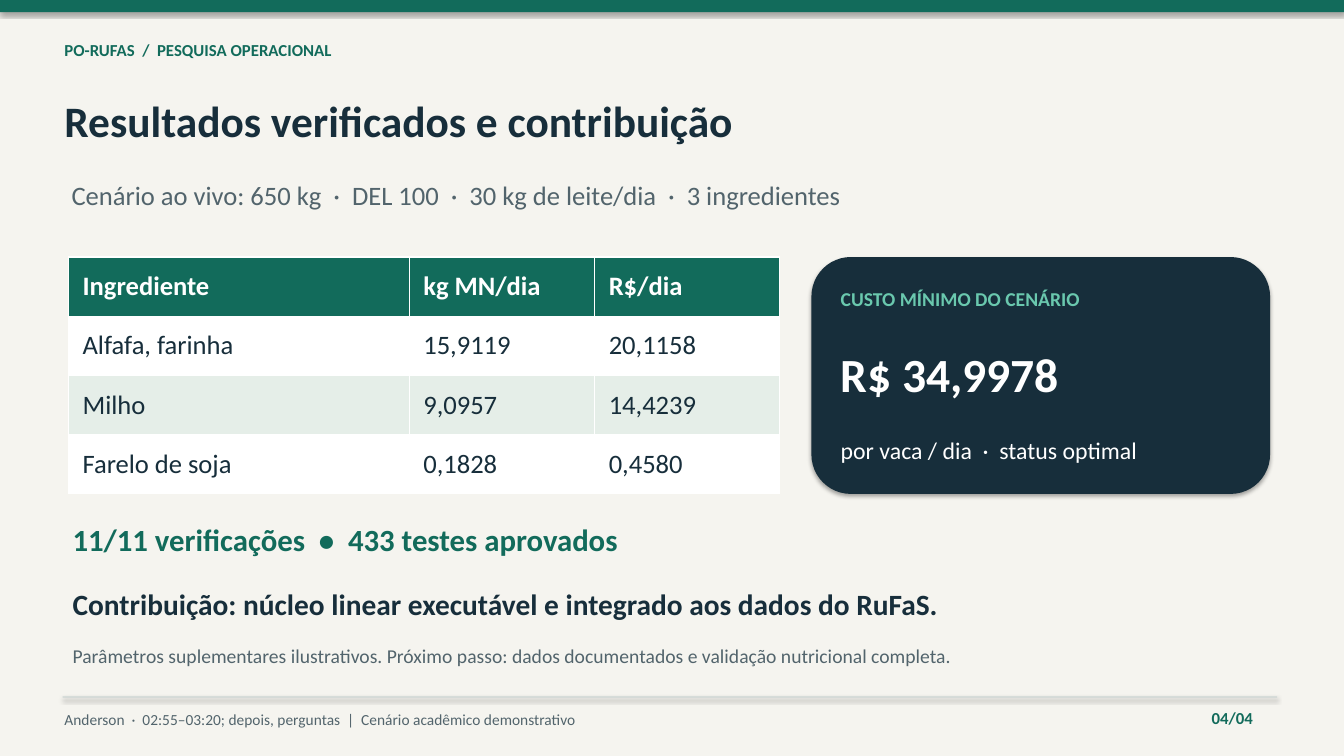
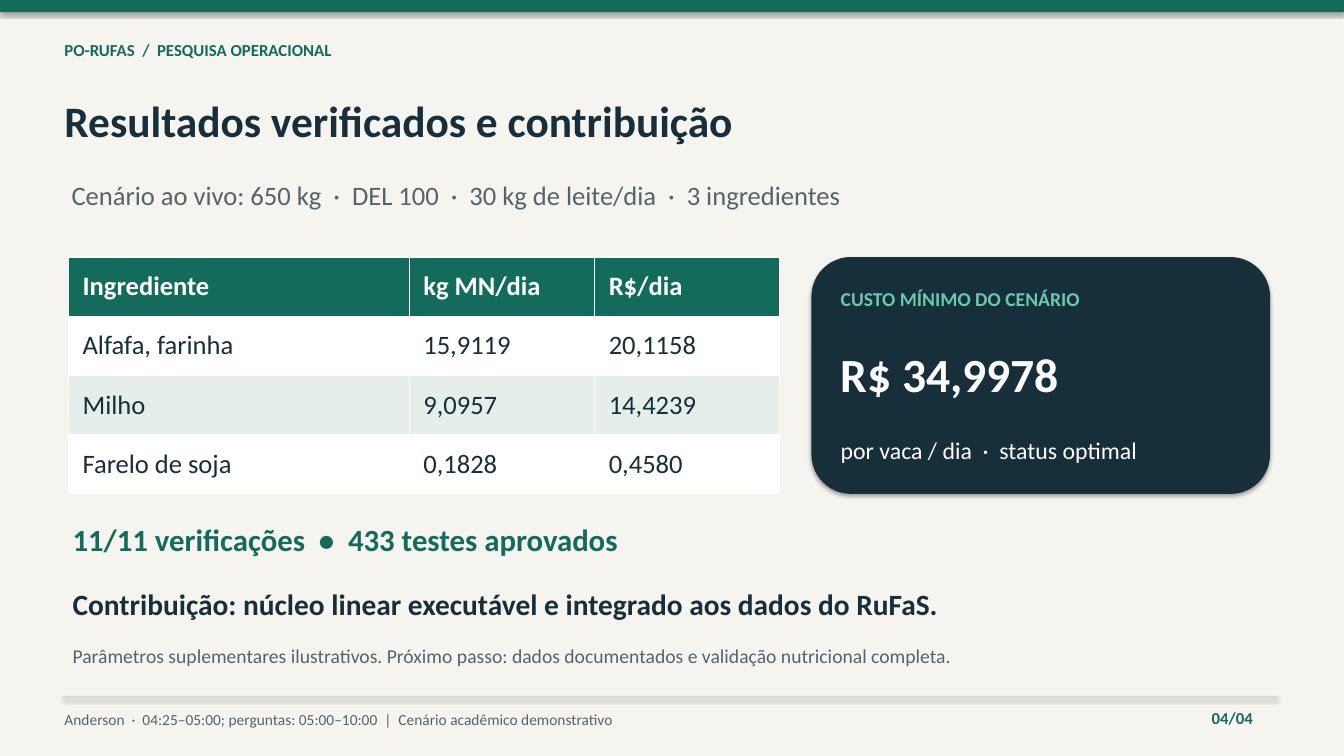
Before and after one commit to sophialannah/PO-Rufas, a slide deck: slide 4 of apresentacao/apresentacao_rufas_5min.pptx. Drawn at 1344x756 pixels with LibreOffice and Linux fonts; fonts in the diff are those of the drawing. Boxes give left, top, right and bottom in pixels: in the first picture for what was removed or moved away, otherwise in the second. Text is boxed around its words. In the diff, an @@ line names an element or a change of style, - is before the commit and + after.

```diff
--- a/apresentacao/apresentacao_rufas_5min.pptx
+++ b/apresentacao/apresentacao_rufas_5min.pptx
@@ text at (x1=64, y1=714, x2=612, y2=728): text changed @@
-Anderson · 02:55–03:20; depois, perguntas | Cenário acadêmico demonstrativo
+Anderson · 04:25–05:00; perguntas: 05:00–10:00 | Cenário acadêmico demonstrativo
```
Also in this commit, not shown: 3 other slides changed, 20 other files.
